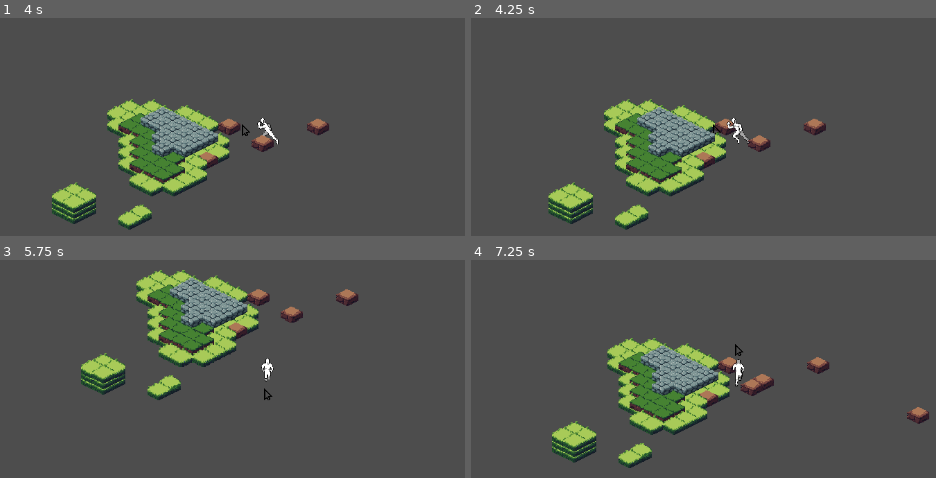
Above: before the commit, frames 1-4 (two rows, left to right).
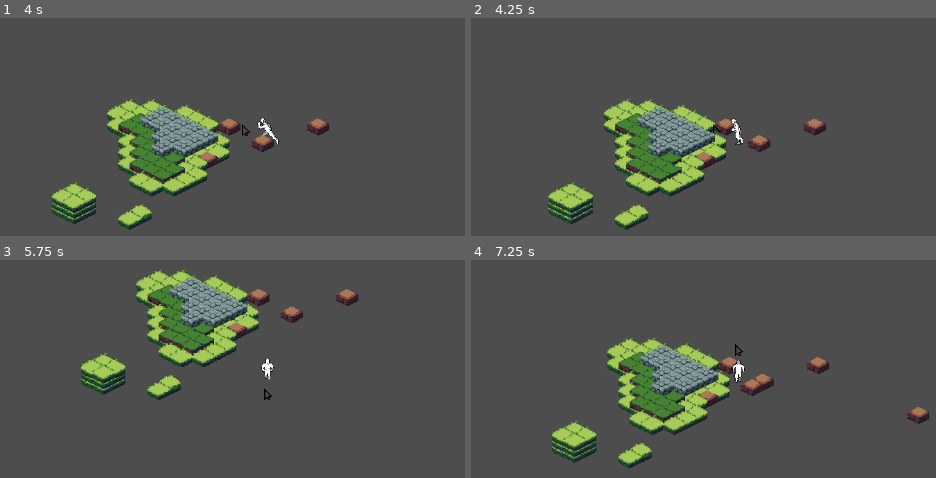
Above: after the commit, the same moments.

Repository: CheapSellsword/the-last-harvest-project
Game: Godot game, scene res://scenes/game/game.tscn
Two runs of this game, one before a commit and one after it. Both use one fixed random seed, a clock stepped at 60 frames per second and the inputs below.
Inputs (mouse positions are in pixels of both pictures, inside the frame that each line leads up to):
- Up to frame 1 (4 s): tap Enter (ui_accept) at 0.5, 0.77, 2, 3.5, 3.77 s; move the mouse to (441, 107) at 0.52 s; hold Right (ui_right) 0.53-1.25 s; click (441, 107) at 0.67 s; drag from (106, 153) to (227, 220) at 1.27 s; move the mouse to (348, 31) at 2.02 s; hold Right (ui_right) 2.03-2.75 s; drag from (227, 220) to (27, 63) at 2.77 s; move the mouse to (outside the picture) at 3.52 s; hold Left (ui_left) from 3.53 s (still down)
- Up to frame 2 (4.25 s): keep holding Left (ui_left)
- Up to frame 3 (5.75 s): release Left (ui_left) at 4.25 s; drag from (27, 305) to (148, 260) at 4.27 s; tap Enter (ui_accept) at 5 s; move the mouse to (306, 373) at 5.02 s; hold Down (ui_down) from 5.03 s (still down); click (306, 373) at 5.17 s
- Up to frame 4 (7.25 s): release Down (ui_down) at 5.75 s; drag from (619, 260) to (577, 395) at 5.77 s; tap Enter (ui_accept) at 6.5, 6.77 s; move the mouse to (912, 349) at 6.52 s; hold Up (ui_up) from 6.53 s (still down)

Frame 1 is identical in both runs. In frame 2, 0.2% of the frame differs, in the area x 54-60%, y 45-59%; in frame 3, less than 0.1%; in frame 4, less than 0.1%.

Commit message:
add punch anim, fix animtree

Diff:
--- a/scenes/player/player_view.tscn
+++ b/scenes/player/player_view.tscn
@@ -1,9 +1,10 @@
-[gd_scene load_steps=269 format=3 uid="uid://ckbiyamoes2qq"]
+[gd_scene load_steps=326 format=3 uid="uid://ckbiyamoes2qq"]
 
 [ext_resource type="Script" uid="uid://dqrf88irsln7x" path="res://scripts/view/player_view.gd" id="1_s6xuj"]
 [ext_resource type="Texture2D" uid="uid://c7c47foudx1qe" path="res://assets/art/player/isometric_character_asset_pack/isometric_character_walk.png" id="2_efypc"]
 [ext_resource type="Texture2D" uid="uid://de11j1xyu3vf0" path="res://assets/art/ui/cursor.png" id="3_efypc"]
 [ext_resource type="Texture2D" uid="uid://f78erhx7605t" path="res://assets/art/player/isometric_character_asset_pack/isometric_character_idle.png" id="3_sdk01"]
+[ext_resource type="Texture2D" uid="uid://dok61gwo31nsp" path="res://assets/art/player/isometric_character_asset_pack/isometric_character_punch.png" id="3_w53eo"]
 [ext_resource type="Texture2D" uid="uid://ddy7ftq1xj2m8" path="res://assets/art/player/isometric_character_asset_pack/isometric_character_run.png" id="4_pvka3"]
 
 [sub_resource type="AtlasTexture" id="AtlasTexture_n8hwo"]
@@ -261,6 +262,134 @@
 [sub_resource type="AtlasTexture" id="AtlasTexture_pacfa"]
 atlas = ExtResource("3_sdk01")
 region = Rect2(448, 384, 64, 64)
+
+[sub_resource type="AtlasTexture" id="AtlasTexture_bqm18"]
+atlas = ExtResource("3_w53eo")
+region = Rect2(0, 0, 64, 64)
+
+[sub_resource type="AtlasTexture" id="AtlasTexture_sy3yf"]
+atlas = ExtResource("3_w53eo")
+region = Rect2(64, 0, 64, 64)
+
+[sub_resource type="AtlasTexture" id="AtlasTexture_3l2oh"]
+atlas = ExtResource("3_w53eo")
+region = Rect2(128, 0, 64, 64)
+
+[sub_resource type="AtlasTexture" id="AtlasTexture_uaiq2"]
+atlas = ExtResource("3_w53eo")
+region = Rect2(192, 0, 64, 64)
+
+[sub_resource type="AtlasTexture" id="AtlasTexture_tmhpf"]
+atlas = ExtResource("3_w53eo")
+region = Rect2(0, 128, 64, 64)
+
+[sub_resource type="AtlasTexture" id="AtlasTexture_yhh5n"]
+atlas = ExtResource("3_w53eo")
+region = Rect2(64, 128, 64, 64)
+
+[sub_resource type="AtlasTexture" id="AtlasTexture_xbfpw"]
+atlas = ExtResource("3_w53eo")
+region = Rect2(128, 128, 64, 64)
+
+[sub_resource type="AtlasTexture" id="AtlasTexture_shokx"]
+atlas = ExtResource("3_w53eo")
+region = Rect2(192, 128, 64, 64)
+
+[sub_resource type="AtlasTexture" id="AtlasTexture_7706g"]
+atlas = ExtResource("3_w53eo")
+region = Rect2(0, 64, 64, 64)
+
+[sub_resource type="AtlasTexture" id="AtlasTexture_rfomb"]
+atlas = ExtResource("3_w53eo")
+region = Rect2(64, 64, 64, 64)
+
+[sub_resource type="AtlasTexture" id="AtlasTexture_vk4n5"]
+atlas = ExtResource("3_w53eo")
+region = Rect2(128, 64, 64, 64)
+
+[sub_resource type="AtlasTexture" id="AtlasTexture_jd05h"]
+atlas = ExtResource("3_w53eo")
+region = Rect2(192, 64, 64, 64)
+
+[sub_resource type="AtlasTexture" id="AtlasTexture_rey0j"]
+atlas = ExtResource("3_w53eo")
+region = Rect2(0, 192, 64, 64)
+
+[sub_resource type="AtlasTexture" id="AtlasTexture_adtvj"]
+atlas = ExtResource("3_w53eo")
+region = Rect2(64, 192, 64, 64)
+
+[sub_resource type="AtlasTexture" id="AtlasTexture_lnio0"]
+atlas = ExtResource("3_w53eo")
+region = Rect2(128, 192, 64, 64)
+
+[sub_resource type="AtlasTexture" id="AtlasTexture_4snmp"]
+atlas = ExtResource("3_w53eo")
+region = Rect2(192, 192, 64, 64)
+
+[sub_resource type="AtlasTexture" id="AtlasTexture_xsvfj"]
+atlas = ExtResource("3_w53eo")
+region = Rect2(0, 448, 64, 64)
+
+[sub_resource type="AtlasTexture" id="AtlasTexture_1x00d"]
+atlas = ExtResource("3_w53eo")
+region = Rect2(64, 448, 64, 64)
+
+[sub_resource type="AtlasTexture" id="AtlasTexture_a5rye"]
+atlas = ExtResource("3_w53eo")
+region = Rect2(128, 448, 64, 64)
+
+[sub_resource type="AtlasTexture" id="AtlasTexture_3sylk"]
+atlas = ExtResource("3_w53eo")
+region = Rect2(192, 448, 64, 64)
+
+[sub_resource type="AtlasTexture" id="AtlasTexture_w088v"]
+atlas = ExtResource("3_w53eo")
+region = Rect2(0, 320, 64, 64)
+
+[sub_resource type="AtlasTexture" id="AtlasTexture_tuamr"]
+atlas = ExtResource("3_w53eo")
+region = Rect2(64, 320, 64, 64)
+
+[sub_resource type="AtlasTexture" id="AtlasTexture_03gyj"]
+atlas = ExtResource("3_w53eo")
+region = Rect2(128, 320, 64, 64)
+
+[sub_resource type="AtlasTexture" id="AtlasTexture_3mxpt"]
+atlas = ExtResource("3_w53eo")
+region = Rect2(192, 320, 64, 64)
+
+[sub_resource type="AtlasTexture" id="AtlasTexture_hldxh"]
+atlas = ExtResource("3_w53eo")
+region = Rect2(0, 256, 64, 64)
+
+[sub_resource type="AtlasTexture" id="AtlasTexture_nvlyl"]
+atlas = ExtResource("3_w53eo")
+region = Rect2(64, 256, 64, 64)
+
+[sub_resource type="AtlasTexture" id="AtlasTexture_y3oq0"]
+atlas = ExtResource("3_w53eo")
+region = Rect2(128, 256, 64, 64)
+
+[sub_resource type="AtlasTexture" id="AtlasTexture_qo58f"]
+atlas = ExtResource("3_w53eo")
+region = Rect2(192, 256, 64, 64)
+
+[sub_resource type="AtlasTexture" id="AtlasTexture_yrsoj"]
+atlas = ExtResource("3_w53eo")
+region = Rect2(0, 384, 64, 64)
+
+[sub_resource type="AtlasTexture" id="AtlasTexture_tbe0y"]
+atlas = ExtResource("3_w53eo")
+region = Rect2(64, 384, 64, 64)
+
+[sub_resource type="AtlasTexture" id="AtlasTexture_ud5sv"]
+atlas = ExtResource("3_w53eo")
+region = Rect2(128, 384, 64, 64)
+
+[sub_resource type="AtlasTexture" id="AtlasTexture_gshu7"]
+atlas = ExtResource("3_w53eo")
+region = Rect2(192, 384, 64, 64)
 
 [sub_resource type="AtlasTexture" id="AtlasTexture_pvka3"]
 atlas = ExtResource("4_pvka3")
@@ -1070,6 +1199,142 @@
 }],
 "loop": true,
 "name": &"idle_up_right",
+"speed": 9.0
+}, {
+"frames": [{
+"duration": 1.0,
+"texture": SubResource("AtlasTexture_bqm18")
+}, {
+"duration": 1.0,
+"texture": SubResource("AtlasTexture_sy3yf")
+}, {
+"duration": 1.0,
+"texture": SubResource("AtlasTexture_3l2oh")
+}, {
+"duration": 1.0,
+"texture": SubResource("AtlasTexture_uaiq2")
+}],
+"loop": true,
+"name": &"punch_down",
+"speed": 9.0
+}, {
+"frames": [{
+"duration": 1.0,
+"texture": SubResource("AtlasTexture_tmhpf")
+}, {
+"duration": 1.0,
+"texture": SubResource("AtlasTexture_yhh5n")
+}, {
+"duration": 1.0,
+"texture": SubResource("AtlasTexture_xbfpw")
+}, {
+"duration": 1.0,
+"texture": SubResource("AtlasTexture_shokx")
+}],
+"loop": true,
+"name": &"punch_down_left",
+"speed": 9.0
+}, {
+"frames": [{
+"duration": 1.0,
+"texture": SubResource("AtlasTexture_7706g")
+}, {
+"duration": 1.0,
+"texture": SubResource("AtlasTexture_rfomb")
+}, {
+"duration": 1.0,
+"texture": SubResource("AtlasTexture_vk4n5")
+}, {
+"duration": 1.0,
+"texture": SubResource("AtlasTexture_jd05h")
+}],
+"loop": true,
+"name": &"punch_down_right",
+"speed": 9.0
+}, {
+"frames": [{
+"duration": 1.0,
+"texture": SubResource("AtlasTexture_rey0j")
+}, {
+"duration": 1.0,
+"texture": SubResource("AtlasTexture_adtvj")
+}, {
+"duration": 1.0,
+"texture": SubResource("AtlasTexture_lnio0")
+}, {
+"duration": 1.0,
+"texture": SubResource("AtlasTexture_4snmp")
+}],
+"loop": true,
+"name": &"punch_left",
+"speed": 9.0
+}, {
+"frames": [{
+"duration": 1.0,
+"texture": SubResource("AtlasTexture_xsvfj")
+}, {
+"duration": 1.0,
+"texture": SubResource("AtlasTexture_1x00d")
+}, {
+"duration": 1.0,
+"texture": SubResource("AtlasTexture_a5rye")
+}, {
+"duration": 1.0,
+"texture": SubResource("AtlasTexture_3sylk")
+}],
+"loop": true,
+"name": &"punch_right",
+"speed": 9.0
+}, {
+"frames": [{
+"duration": 1.0,
+"texture": SubResource("AtlasTexture_w088v")
+}, {
+"duration": 1.0,
+"texture": SubResource("AtlasTexture_tuamr")
+}, {
+"duration": 1.0,
+"texture": SubResource("AtlasTexture_03gyj")
+}, {
+"duration": 1.0,
+"texture": SubResource("AtlasTexture_3mxpt")
+}],
+"loop": true,
+"name": &"punch_up",
+"speed": 9.0
+}, {
+"frames": [{
+"duration": 1.0,
+"texture": SubResource("AtlasTexture_hldxh")
+}, {
+"duration": 1.0,
+"texture": SubResource("AtlasTexture_nvlyl")
+}, {
+"duration": 1.0,
+"texture": SubResource("AtlasTexture_y3oq0")
+}, {
+"duration": 1.0,
+"texture": SubResource("AtlasTexture_qo58f")
+}],
+"loop": true,
+"name": &"punch_up_left",
+"speed": 9.0
+}, {
+"frames": [{
+"duration": 1.0,
+"texture": SubResource("AtlasTexture_yrsoj")
+}, {
+"duration": 1.0,
+"texture": SubResource("AtlasTexture_tbe0y")
+}, {
+"duration": 1.0,
+"texture": SubResource("AtlasTexture_ud5sv")
+}, {
+"duration": 1.0,
+"texture": SubResource("AtlasTexture_gshu7")
+}],
+"loop": true,
+"name": &"punch_up_right",
 "speed": 9.0
 }, {
 "frames": [{
@@ -1585,8 +1850,9 @@
 "speed": 9.0
 }]
 
-[sub_resource type="RectangleShape2D" id="RectangleShape2D_2bfvj"]
-size = Vector2(128, 128)
+[sub_resource type="CapsuleShape2D" id="CapsuleShape2D_w53eo"]
+radius = 9.0
+height = 38.0
 
 [sub_resource type="Animation" id="Animation_sdk01"]
 length = 0.8888889
@@ -1811,6 +2077,230 @@
 "transitions": PackedFloat32Array(1),
 "update": 1,
 "values": ["idle_up_right"]
+}
+
+[sub_resource type="Animation" id="Animation_ncbk8"]
+length = 0.44444445
+loop_mode = 1
+tracks/0/type = "value"
+tracks/0/imported = false
+tracks/0/enabled = true
+tracks/0/path = NodePath("AnimatedSprite2D:frame")
+tracks/0/interp = 1
+tracks/0/loop_wrap = true
+tracks/0/keys = {
+"times": PackedFloat32Array(0, 0.11111111, 0.22222222, 0.33333334),
+"transitions": PackedFloat32Array(1, 1, 1, 1),
+"update": 1,
+"values": [0, 1, 2, 3]
+}
+tracks/1/type = "value"
+tracks/1/imported = false
+tracks/1/enabled = true
+tracks/1/path = NodePath("AnimatedSprite2D:animation")
+tracks/1/interp = 1
+tracks/1/loop_wrap = true
+tracks/1/keys = {
+"times": PackedFloat32Array(0),
+"transitions": PackedFloat32Array(1),
+"update": 1,
+"values": ["punch_down"]
+}
+
+[sub_resource type="Animation" id="Animation_lx0yv"]
+length = 0.44444445
+loop_mode = 1
+tracks/0/type = "value"
+tracks/0/imported = false
+tracks/0/enabled = true
+tracks/0/path = NodePath("AnimatedSprite2D:frame")
+tracks/0/interp = 1
+tracks/0/loop_wrap = true
+tracks/0/keys = {
+"times": PackedFloat32Array(0, 0.11111111, 0.22222222, 0.33333334),
+"transitions": PackedFloat32Array(1, 1, 1, 1),
+"update": 1,
+"values": [0, 1, 2, 3]
+}
+tracks/1/type = "value"
+tracks/1/imported = false
+tracks/1/enabled = true
+tracks/1/path = NodePath("AnimatedSprite2D:animation")
+tracks/1/interp = 1
+tracks/1/loop_wrap = true
+tracks/1/keys = {
+"times": PackedFloat32Array(0),
+"transitions": PackedFloat32Array(1),
+"update": 1,
+"values": ["punch_down_left"]
+}
+
+[sub_resource type="Animation" id="Animation_5xvpi"]
+length = 0.44444445
+loop_mode = 1
+tracks/0/type = "value"
+tracks/0/imported = false
+tracks/0/enabled = true
+tracks/0/path = NodePath("AnimatedSprite2D:frame")
+tracks/0/interp = 1
+tracks/0/loop_wrap = true
+tracks/0/keys = {
+"times": PackedFloat32Array(0, 0.11111111, 0.22222222, 0.33333334),
+"transitions": PackedFloat32Array(1, 1, 1, 1),
+"update": 1,
+"values": [0, 1, 2, 3]
+}
+tracks/1/type = "value"
+tracks/1/imported = false
+tracks/1/enabled = true
+tracks/1/path = NodePath("AnimatedSprite2D:animation")
+tracks/1/interp = 1
+tracks/1/loop_wrap = true
+tracks/1/keys = {
+"times": PackedFloat32Array(0),
+"transitions": PackedFloat32Array(1),
+"update": 1,
+"values": ["punch_down_right"]
+}
+
+[sub_resource type="Animation" id="Animation_ch8ug"]
+length = 0.44444445
+loop_mode = 1
+tracks/0/type = "value"
+tracks/0/imported = false
+tracks/0/enabled = true
+tracks/0/path = NodePath("AnimatedSprite2D:frame")
+tracks/0/interp = 1
+tracks/0/loop_wrap = true
+tracks/0/keys = {
+"times": PackedFloat32Array(0, 0.11111111, 0.22222222, 0.33333334),
+"transitions": PackedFloat32Array(1, 1, 1, 1),
+"update": 1,
+"values": [0, 1, 2, 3]
+}
+tracks/1/type = "value"
+tracks/1/imported = false
+tracks/1/enabled = true
+tracks/1/path = NodePath("AnimatedSprite2D:animation")
+tracks/1/interp = 1
+tracks/1/loop_wrap = true
+tracks/1/keys = {
+"times": PackedFloat32Array(0),
+"transitions": PackedFloat32Array(1),
+"update": 1,
+"values": ["punch_left"]
+}
+
+[sub_resource type="Animation" id="Animation_5f270"]
+length = 0.44444445
+loop_mode = 1
+tracks/0/type = "value"
+tracks/0/imported = false
+tracks/0/enabled = true
+tracks/0/path = NodePath("AnimatedSprite2D:frame")
+tracks/0/interp = 1
+tracks/0/loop_wrap = true
+tracks/0/keys = {
+"times": PackedFloat32Array(0, 0.11111111, 0.22222222, 0.33333334),
+"transitions": PackedFloat32Array(1, 1, 1, 1),
+"update": 1,
+"values": [0, 1, 2, 3]
+}
+tracks/1/type = "value"
+tracks/1/imported = false
+tracks/1/enabled = true
+tracks/1/path = NodePath("AnimatedSprite2D:animation")
+tracks/1/interp = 1
+tracks/1/loop_wrap = true
+tracks/1/keys = {
+"times": PackedFloat32Array(0),
+"transitions": PackedFloat32Array(1),
+"update": 1,
+"values": ["punch_right"]
+}
+
+[sub_resource type="Animation" id="Animation_7ag81"]
+length = 0.44444445
+loop_mode = 1
+tracks/0/type = "value"
+tracks/0/imported = false
+tracks/0/enabled = true
+tracks/0/path = NodePath("AnimatedSprite2D:frame")
+tracks/0/interp = 1
+tracks/0/loop_wrap = true
+tracks/0/keys = {
+"times": PackedFloat32Array(0, 0.11111111, 0.22222222, 0.33333334),
+"transitions": PackedFloat32Array(1, 1, 1, 1),
+"update": 1,
+"values": [0, 1, 2, 3]
+}
+tracks/1/type = "value"
+tracks/1/imported = false
+tracks/1/enabled = true
+tracks/1/path = NodePath("AnimatedSprite2D:animation")
+tracks/1/interp = 1
+tracks/1/loop_wrap = true
+tracks/1/keys = {
+"times": PackedFloat32Array(0),
+"transitions": PackedFloat32Array(1),
+"update": 1,
+"values": ["punch_up"]
+}
+
+[sub_resource type="Animation" id="Animation_osrt1"]
+length = 0.44444445
+loop_mode = 1
+tracks/0/type = "value"
+tracks/0/imported = false
+tracks/0/enabled = true
+tracks/0/path = NodePath("AnimatedSprite2D:frame")
+tracks/0/interp = 1
+tracks/0/loop_wrap = true
+tracks/0/keys = {
+"times": PackedFloat32Array(0, 0.11111111, 0.22222222, 0.33333334),
+"transitions": PackedFloat32Array(1, 1, 1, 1),
+"update": 1,
+"values": [0, 1, 2, 3]
+}
+tracks/1/type = "value"
+tracks/1/imported = false
+tracks/1/enabled = true
+tracks/1/path = NodePath("AnimatedSprite2D:animation")
+tracks/1/interp = 1
+tracks/1/loop_wrap = true
+tracks/1/keys = {
+"times": PackedFloat32Array(0),
+"transitions": PackedFloat32Array(1),
+"update": 1,
+"values": ["punch_up_left"]
+}
+
+[sub_resource type="Animation" id="Animation_fmmsv"]
+length = 0.44444445
+loop_mode = 1
+tracks/0/type = "value"
+tracks/0/imported = false
+tracks/0/enabled = true
+tracks/0/path = NodePath("AnimatedSprite2D:frame")
+tracks/0/interp = 1
+tracks/0/loop_wrap = true
+tracks/0/keys = {
+"times": PackedFloat32Array(0, 0.11111111, 0.22222222, 0.33333334),
+"transitions": PackedFloat32Array(1, 1, 1, 1),
+"update": 1,
+"values": [0, 1, 2, 3]
+}
+tracks/1/type = "value"
+tracks/1/imported = false
+tracks/1/enabled = true
+tracks/1/path = NodePath("AnimatedSprite2D:animation")
+tracks/1/interp = 1
+tracks/1/loop_wrap = true
+tracks/1/keys = {
+"times": PackedFloat32Array(0),
+"transitions": PackedFloat32Array(1),
+"update": 1,
+"values": ["punch_up_right"]
 }
 
 [sub_resource type="Animation" id="Animation_6nvyf"]
@@ -2271,6 +2761,14 @@
 &"idle_up": SubResource("Animation_ig541"),
 &"idle_up_left": SubResource("Animation_1lxa8"),
 &"idle_up_right": SubResource("Animation_smphe"),
+&"punch_down": SubResource("Animation_ncbk8"),
+&"punch_down_left": SubResource("Animation_lx0yv"),
+&"punch_down_right": SubResource("Animation_5xvpi"),
+&"punch_left": SubResource("Animation_ch8ug"),
+&"punch_right": SubResource("Animation_5f270"),
+&"punch_up": SubResource("Animation_7ag81"),
+&"punch_up_left": SubResource("Animation_osrt1"),
+&"punch_up_right": SubResource("Animation_fmmsv"),
 &"run_down": SubResource("Animation_6nvyf"),
 &"run_down_left": SubResource("Animation_026ck"),
 &"run_down_right": SubResource("Animation_dj1p6"),
@@ -2332,6 +2830,49 @@
 blend_point_7/pos = Vector2(-0.7, 0.6)
 blend_mode = 1
 
+[sub_resource type="AnimationNodeAnimation" id="AnimationNodeAnimation_7sbn8"]
+animation = &"punch_down"
+
+[sub_resource type="AnimationNodeAnimation" id="AnimationNodeAnimation_kbexm"]
+animation = &"punch_down_right"
+
+[sub_resource type="AnimationNodeAnimation" id="AnimationNodeAnimation_t1ii2"]
+animation = &"punch_right"
+
+[sub_resource type="AnimationNodeAnimation" id="AnimationNodeAnimation_3etx0"]
+animation = &"punch_up_right"
+
+[sub_resource type="AnimationNodeAnimation" id="AnimationNodeAnimation_nwcob"]
+animation = &"punch_up"
+
+[sub_resource type="AnimationNodeAnimation" id="AnimationNodeAnimation_bmb1k"]
+animation = &"punch_up_left"
+
+[sub_resource type="AnimationNodeAnimation" id="AnimationNodeAnimation_8n52n"]
+animation = &"punch_left"
+
+[sub_resource type="AnimationNodeAnimation" id="AnimationNodeAnimation_u47oj"]
+animation = &"punch_down_left"
+
+[sub_resource type="AnimationNodeBlendSpace2D" id="AnimationNodeBlendSpace2D_v0uuj"]
+blend_point_0/node = SubResource("AnimationNodeAnimation_7sbn8")
+blend_point_0/pos = Vector2(0, 1)
+blend_point_1/node = SubResource("AnimationNodeAnimation_kbexm")
+blend_point_1/pos = Vector2(0.5, 0.7)
+blend_point_2/node = SubResource("AnimationNodeAnimation_t1ii2")
+blend_point_2/pos = Vector2(0.90000004, 0)
+blend_point_3/node = SubResource("AnimationNodeAnimation_3etx0")
+blend_point_3/pos = Vector2(0.5, -0.7)
+blend_point_4/node = SubResource("AnimationNodeAnimation_nwcob")
+blend_point_4/pos = Vector2(0, -1)
+blend_point_5/node = SubResource("AnimationNodeAnimation_bmb1k")
+blend_point_5/pos = Vector2(-0.5, -0.8)
+blend_point_6/node = SubResource("AnimationNodeAnimation_8n52n")
+blend_point_6/pos = Vector2(-1, 0)
+blend_point_7/node = SubResource("AnimationNodeAnimation_u47oj")
+blend_point_7/pos = Vector2(-0.5, 0.7)
+blend_mode = 1
+
 [sub_resource type="AnimationNodeAnimation" id="AnimationNodeAnimation_xgubq"]
 animation = &"run_down"
 
@@ -2418,14 +2959,34 @@
 blend_point_7/pos = Vector2(-0.7, 0.7)
 blend_mode = 1
 
+[sub_resource type="AnimationNodeStateMachineTransition" id="AnimationNodeStateMachineTransition_w53eo"]
+advance_mode = 2
+
+[sub_resource type="AnimationNodeStateMachineTransition" id="AnimationNodeStateMachineTransition_8ajsp"]
+
+[sub_resource type="AnimationNodeStateMachineTransition" id="AnimationNodeStateMachineTransition_ldkll"]
+
+[sub_resource type="AnimationNodeStateMachineTransition" id="AnimationNodeStateMachineTransition_wrvp7"]
+
+[sub_resource type="AnimationNodeStateMachineTransition" id="AnimationNodeStateMachineTransition_ig541"]
+switch_mode = 2
+advance_mode = 2
+
+[sub_resource type="AnimationNodeStateMachineTransition" id="AnimationNodeStateMachineTransition_1lxa8"]
+
+[sub_resource type="AnimationNodeStateMachineTransition" id="AnimationNodeStateMachineTransition_smphe"]
+
 [sub_resource type="AnimationNodeStateMachine" id="AnimationNodeStateMachine_ch8ug"]
 states/Idle/node = SubResource("AnimationNodeBlendSpace2D_lx0yv")
-states/Idle/position = Vector2(248, 43)
+states/Idle/position = Vector2(427, 76)
+states/Punch/node = SubResource("AnimationNodeBlendSpace2D_v0uuj")
+states/Punch/position = Vector2(646, 76)
 states/Run/node = SubResource("AnimationNodeBlendSpace2D_ncbk8")
-states/Run/position = Vector2(264, 174)
-states/Start/position = Vector2(118, 105)
+states/Run/position = Vector2(427, 206)
+states/Start/position = Vector2(271, 100)
 states/Walk/node = SubResource("AnimationNodeBlendSpace2D_5xvpi")
-states/Walk/position = Vector2(378, 112)
+states/Walk/position = Vector2(81, 214)
+transitions = ["Start", "Idle", SubResource("AnimationNodeStateMachineTransition_w53eo"), "Idle", "Run", SubResource("AnimationNodeStateMachineTransition_8ajsp"), "Run", "Idle", SubResource("AnimationNodeStateMachineTransition_ldkll"), "Punch", "Run", SubResource("AnimationNodeStateMachineTransition_wrvp7"), "Punch", "Idle", SubResource("AnimationNodeStateMachineTransition_ig541"), "Idle", "Punch", SubResource("AnimationNodeStateMachineTransition_1lxa8"), "Run", "Punch", SubResource("AnimationNodeStateMachineTransition_smphe")]
 
 [node name="PlayerView" type="CharacterBody2D"]
 script = ExtResource("1_s6xuj")
@@ -2433,10 +2994,11 @@
 [node name="AnimatedSprite2D" type="AnimatedSprite2D" parent="."]
 scale = Vector2(0.7, 0.7)
 sprite_frames = SubResource("SpriteFrames_fkksv")
-animation = &"idle_down_left"
+animation = &"idle_down"
+frame = 2
 
 [node name="CollisionShape2D" type="CollisionShape2D" parent="."]
-shape = SubResource("RectangleShape2D_2bfvj")
+shape = SubResource("CapsuleShape2D_w53eo")
 
 [node name="Camera2D" type="Camera2D" parent="."]
 
@@ -2453,6 +3015,7 @@
 [node name="AnimationTree" type="AnimationTree" parent="."]
 tree_root = SubResource("AnimationNodeStateMachine_ch8ug")
 anim_player = NodePath("../AnimationPlayer")
-parameters/Idle/blend_position = Vector2(-0.0041701198, 0.18537855)
+parameters/Idle/blend_position = Vector2(-0.08575922, 0.33944952)
+parameters/Punch/blend_position = Vector2(-0.002360344, 0.015267134)
 parameters/Run/blend_position = Vector2(0.0013831854, -0.005847931)
 parameters/Walk/blend_position = Vector2(-0.1452282, 0.48825073)
